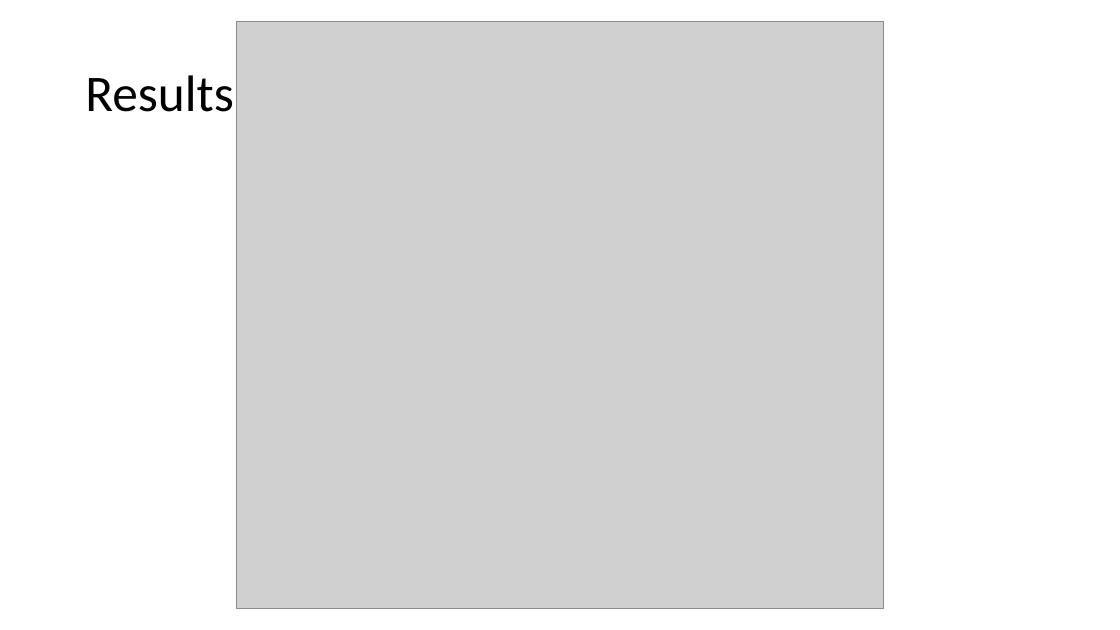
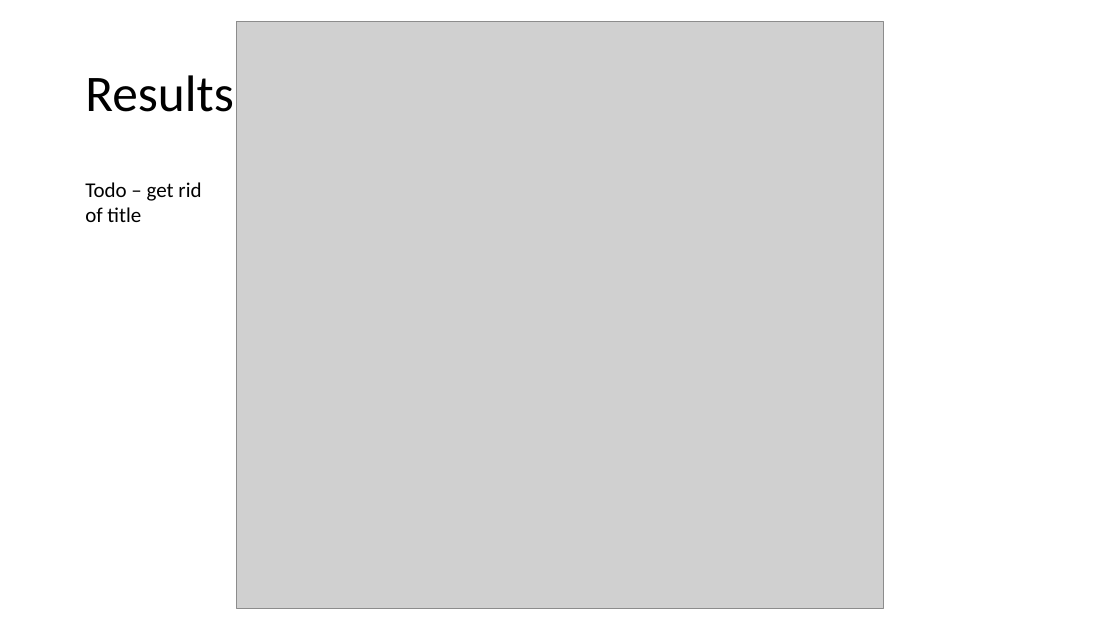
Before and after one commit to louisemccann/final_project, a slide deck: slide 6 of fyp_presentation.pptx. Drawn at 1120x630 pixels with LibreOffice and Linux fonts; fonts in the diff are those of the drawing; grey boxes stand for pictures. Boxes give left, top, right and bottom in pixels: in the first picture for what was removed or moved away, otherwise in the second. Text is boxed around its words. In the diff, an @@ line names an element or a change of style, - is before the commit and + after.

```diff
--- a/fyp_presentation.pptx
+++ b/fyp_presentation.pptx
@@ text added at <box>85,182,201,222</box>, 18 pt, text #000000 @@
+Todo – get rid of title
```
Also in this commit, not shown: 1 other slide changed, 3 slides added, 1 slide removed.
